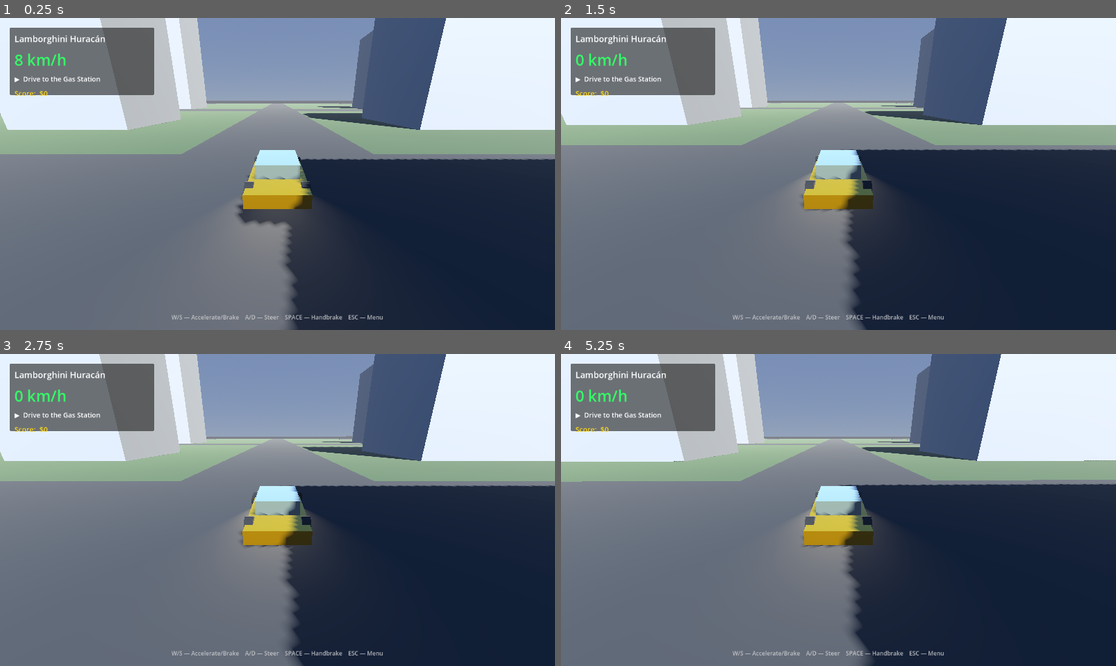
Above: before the commit, frames 1-4 (two rows, left to right).
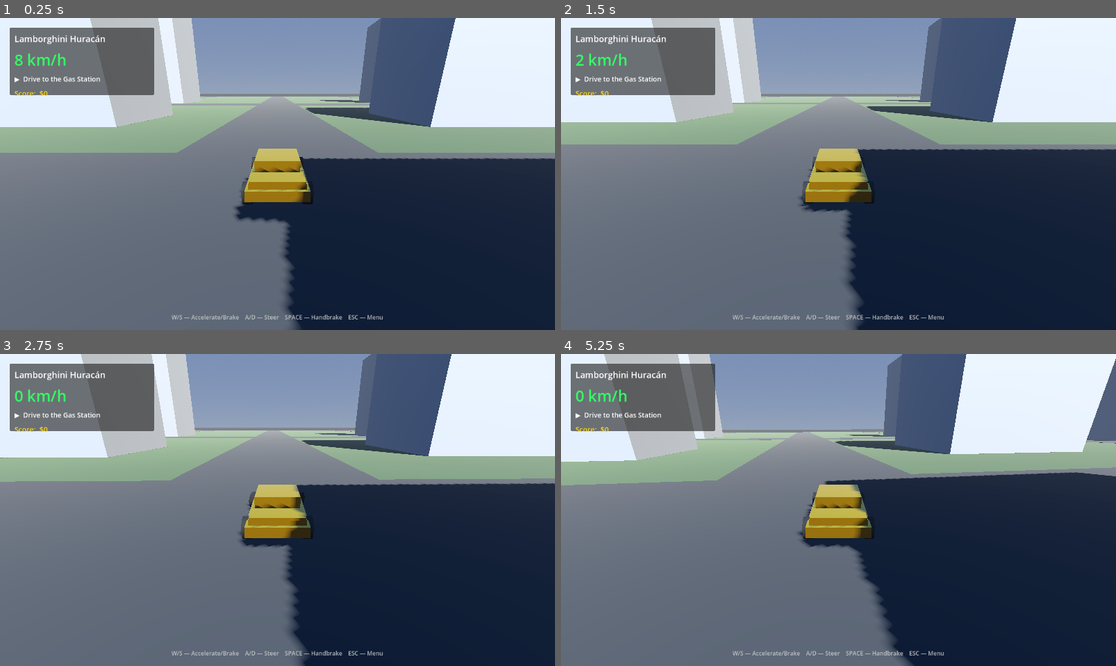
Above: after the commit, the same moments.

Repository: Raresney/games
Game: Godot game, scene res://scenes/world.tscn
Two runs of this game, one before a commit and one after it. Both use one fixed random seed, a clock stepped at 60 frames per second and the inputs below.
Inputs:
- Up to frame 1 (0.25 s): no input
- Up to frame 2 (1.5 s): tap Enter at 0.5, 0.6, 1.35 s; hold D (steer_right) 0.53-1.28 s; hold S (brake) from 1.28 s (still down)
- Up to frame 3 (2.75 s): release S (brake) at 2.03 s; hold D (steer_right) from 2.03 s (still down); tap Enter at 2.1 s
- Up to frame 4 (5.25 s): release D (steer_right) at 2.78 s; hold W (accelerate) 2.78-3.53 s; tap Enter every 0.75 s from 2.85 to 5.1 s; hold A (steer_left) 3.53-5.03 s; hold S (brake) from 5.03 s (still down)

The runs differ from the first frame. In frame 1, 10% of the frame differs, in the area x 0-100%, y 0-98%; in frame 2, 8.1%; in frame 3, 9.4%; in frame 4, 17%, in the area x 0-100%, y 0-100%.

Commit message:
Fix car physics: switch to default physics engine, fix wheel/camera orientation, improve car visuals

Diff:
--- a/project.godot
+++ b/project.godot
@@ -60,10 +60,6 @@
 ]
 }
 
-[physics]
-
-3d/physics_engine="Jolt Physics"
-
 [rendering]
 
 rendering_device/driver.windows="d3d12"
--- a/scenes/car.tscn
+++ b/scenes/car.tscn
@@ -1,133 +1,133 @@
-[gd_scene load_steps=8 format=3 uid="uid://bcar00000001"]
+[gd_scene load_steps=10 format=3 uid="uid://bcar00000001"]
 
 [ext_resource type="Script" path="res://scripts/car.gd" id="1_car"]
 
-[sub_resource type="BoxMesh" id="BoxMesh_chassis"]
-size = Vector3(2.0, 0.45, 4.5)
+[sub_resource type="BoxMesh" id="m_body"]
+size = Vector3(1.9, 0.35, 4.4)
 
-[sub_resource type="BoxMesh" id="BoxMesh_cabin"]
-size = Vector3(1.55, 0.5, 2.2)
+[sub_resource type="BoxMesh" id="m_hood"]
+size = Vector3(1.7, 0.18, 1.4)
 
-[sub_resource type="BoxShape3D" id="BoxShape3D_body"]
-size = Vector3(2.0, 0.95, 4.5)
+[sub_resource type="BoxMesh" id="m_trunk"]
+size = Vector3(1.7, 0.22, 1.0)
 
-[sub_resource type="CylinderMesh" id="CylinderMesh_wheel"]
-top_radius = 0.35
-bottom_radius = 0.35
-height = 0.28
+[sub_resource type="BoxMesh" id="m_roof"]
+size = Vector3(1.55, 0.45, 1.8)
 
-[sub_resource type="StandardMaterial3D" id="Mat_wheel"]
-albedo_color = Color(0.1, 0.1, 0.1, 1)
-roughness = 0.9
+[sub_resource type="BoxMesh" id="m_spoiler"]
+size = Vector3(1.6, 0.08, 0.4)
 
-[sub_resource type="StandardMaterial3D" id="Mat_window"]
-albedo_color = Color(0.4, 0.65, 0.9, 0.5)
-transparency = 1
-roughness = 0.05
-metallic = 0.3
+[sub_resource type="BoxShape3D" id="s_body"]
+size = Vector3(1.9, 0.85, 4.4)
+
+[sub_resource type="CylinderMesh" id="m_wheel"]
+top_radius = 0.36
+bottom_radius = 0.36
+height = 0.30
+
+[sub_resource type="StandardMaterial3D" id="mat_wheel"]
+albedo_color = Color(0.06, 0.06, 0.06, 1)
+roughness = 0.85
 
 [node name="Car" type="VehicleBody3D"]
-mass = 1300.0
+mass = 1100.0
 script = ExtResource("1_car")
 
 [node name="CarBody" type="MeshInstance3D" parent="."]
-position = Vector3(0, 0.225, 0)
-mesh = SubResource("BoxMesh_chassis")
+position = Vector3(0, 0.4, 0)
+mesh = SubResource("m_body")
+
+[node name="Hood" type="MeshInstance3D" parent="."]
+position = Vector3(0, 0.6, -1.4)
+mesh = SubResource("m_hood")
+
+[node name="Trunk" type="MeshInstance3D" parent="."]
+position = Vector3(0, 0.65, 1.6)
+mesh = SubResource("m_trunk")
 
 [node name="CarRoof" type="MeshInstance3D" parent="."]
-position = Vector3(0, 0.7, -0.15)
-mesh = SubResource("BoxMesh_cabin")
+position = Vector3(0, 0.85, -0.05)
+mesh = SubResource("m_roof")
 
-[node name="Windows" type="MeshInstance3D" parent="."]
-position = Vector3(0, 0.7, -0.15)
-mesh = SubResource("BoxMesh_cabin")
-surface_material_override/0 = SubResource("Mat_window")
+[node name="Spoiler" type="MeshInstance3D" parent="."]
+position = Vector3(0, 0.85, 2.05)
+mesh = SubResource("m_spoiler")
 
 [node name="CollisionShape3D" type="CollisionShape3D" parent="."]
-position = Vector3(0, 0.475, 0)
-shape = SubResource("BoxShape3D_body")
+position = Vector3(0, 0.5, 0)
+shape = SubResource("s_body")
 
 [node name="WheelFL" type="VehicleWheel3D" parent="."]
-position = Vector3(-0.9, 0.35, -1.5)
+position = Vector3(-0.95, 0.36, -1.4)
 use_as_traction = false
 use_as_steering = true
-wheel_radius = 0.35
-wheel_friction_slip = 10.5
-suspension_travel = 0.18
-suspension_stiffness = 55.0
-suspension_max_force = 8000.0
+wheel_radius = 0.36
+wheel_friction_slip = 12.0
+suspension_travel = 0.2
+suspension_stiffness = 60.0
+suspension_max_force = 9000.0
+damping_compression = 0.5
+damping_relaxation = 0.6
 
-[node name="MeshFL" type="MeshInstance3D" parent="WheelFL"]
-rotation_degrees = Vector3(0.0, 0.0, 90.0)
-mesh = SubResource("CylinderMesh_wheel")
-surface_material_override/0 = SubResource("Mat_wheel")
+[node name="M" type="MeshInstance3D" parent="WheelFL"]
+rotation_degrees = Vector3(0, 0, 90)
+mesh = SubResource("m_wheel")
+surface_material_override/0 = SubResource("mat_wheel")
 
 [node name="WheelFR" type="VehicleWheel3D" parent="."]
-position = Vector3(0.9, 0.35, -1.5)
+position = Vector3(0.95, 0.36, -1.4)
 use_as_traction = false
 use_as_steering = true
-wheel_radius = 0.35
-wheel_friction_slip = 10.5
-suspension_travel = 0.18
-suspension_stiffness = 55.0
-suspension_max_force = 8000.0
+wheel_radius = 0.36
+wheel_friction_slip = 12.0
+suspension_travel = 0.2
+suspension_stiffness = 60.0
+suspension_max_force = 9000.0
+damping_compression = 0.5
+damping_relaxation = 0.6
 
-[node name="MeshFR" type="MeshInstance3D" parent="WheelFR"]
-rotation_degrees = Vector3(0.0, 0.0, 90.0)
-mesh = SubResource("CylinderMesh_wheel")
-surface_material_override/0 = SubResource("Mat_wheel")
+[node name="M" type="MeshInstance3D" parent="WheelFR"]
+rotation_degrees = Vector3(0, 0, 90)
+mesh = SubResource("m_wheel")
+surface_material_override/0 = SubResource("mat_wheel")
 
 [node name="WheelRL" type="VehicleWheel3D" parent="."]
-position = Vector3(-0.9, 0.35, 1.5)
+position = Vector3(-0.95, 0.36, 1.5)
 use_as_traction = true
 use_as_steering = false
-wheel_radius = 0.35
-wheel_friction_slip = 10.5
-suspension_travel = 0.18
-suspension_stiffness = 55.0
-suspension_max_force = 8000.0
+wheel_radius = 0.36
+wheel_friction_slip = 12.0
+suspension_travel = 0.2
+suspension_stiffness = 60.0
+suspension_max_force = 9000.0
+damping_compression = 0.5
+damping_relaxation = 0.6
 
-[node name="MeshRL" type="MeshInstance3D" parent="WheelRL"]
-rotation_degrees = Vector3(0.0, 0.0, 90.0)
-mesh = SubResource("CylinderMesh_wheel")
-surface_material_override/0 = SubResource("Mat_wheel")
+[node name="M" type="MeshInstance3D" parent="WheelRL"]
+rotation_degrees = Vector3(0, 0, 90)
+mesh = SubResource("m_wheel")
+surface_material_override/0 = SubResource("mat_wheel")
 
 [node name="WheelRR" type="VehicleWheel3D" parent="."]
-position = Vector3(0.9, 0.35, 1.5)
+position = Vector3(0.95, 0.36, 1.5)
 use_as_traction = true
 use_as_steering = false
-wheel_radius = 0.35
-wheel_friction_slip = 10.5
-suspension_travel = 0.18
-suspension_stiffness = 55.0
-suspension_max_force = 8000.0
+wheel_radius = 0.36
+wheel_friction_slip = 12.0
+suspension_travel = 0.2
+suspension_stiffness = 60.0
+suspension_max_force = 9000.0
+damping_compression = 0.5
+damping_relaxation = 0.6
 
-[node name="MeshRR" type="MeshInstance3D" parent="WheelRR"]
-rotation_degrees = Vector3(0.0, 0.0, 90.0)
-mesh = SubResource("CylinderMesh_wheel")
-surface_material_override/0 = SubResource("Mat_wheel")
+[node name="M" type="MeshInstance3D" parent="WheelRR"]
+rotation_degrees = Vector3(0, 0, 90)
+mesh = SubResource("m_wheel")
+surface_material_override/0 = SubResource("mat_wheel")
 
 [node name="CameraMount" type="Node3D" parent="."]
-position = Vector3(0, 3.0, 7.5)
+position = Vector3(0, 3.2, 8.0)
 
 [node name="Camera3D" type="Camera3D" parent="CameraMount"]
 transform = Transform3D(1, 0, 0, 0, 0.94, 0.34, 0, -0.34, 0.94, 0, 0, 0)
-fov = 75.0
-
-[node name="Headlights" type="Node3D" parent="."]
-
-[node name="LightL" type="SpotLight3D" parent="Headlights"]
-position = Vector3(-0.65, 0.45, -2.3)
-rotation_degrees = Vector3(-8.0, 180.0, 0.0)
-light_color = Color(1, 0.97, 0.88, 1)
-light_energy = 4.0
-spot_range = 35.0
-spot_angle = 28.0
-
-[node name="LightR" type="SpotLight3D" parent="Headlights"]
-position = Vector3(0.65, 0.45, -2.3)
-rotation_degrees = Vector3(-8.0, 180.0, 0.0)
-light_color = Color(1, 0.97, 0.88, 1)
-light_energy = 4.0
-spot_range = 35.0
-spot_angle = 28.0
+fov = 70.0
--- a/scripts/car.gd
+++ b/scripts/car.gd
@@ -1,53 +1,40 @@
 extends VehicleBody3D
 
-var engine_force_max: float = 300.0
-var max_brake: float = 50.0
-var max_steer_angle: float = 0.45
-var top_speed: float = 65.0
+var engine_force_max: float = 800.0
+var max_brake: float = 30.0
+var max_steer_angle: float = 0.5
+var top_speed: float = 70.0
 
 var speed_kmh: float = 0.0
 
 func setup_from_data(data: Dictionary) -> void:
-	engine_force_max = data.get("engine_force", 300.0)
-	top_speed = data.get("top_speed", 65.0)
-	max_steer_angle = data.get("max_steer", 0.45)
+	engine_force_max = data.get("engine_force", 800.0) * 2.5
+	top_speed = data.get("top_speed", 70.0)
+	max_steer_angle = data.get("max_steer", 0.5)
 	var car_color: Color = data.get("color", Color.WHITE)
-
 	var mat := StandardMaterial3D.new()
 	mat.albedo_color = car_color
-	mat.metallic = 0.85
-	mat.roughness = 0.15
-	mat.metallic_specular = 1.0
-
-	if has_node("CarBody"):
-		$CarBody.set_surface_override_material(0, mat)
-	if has_node("CarRoof"):
-		$CarRoof.set_surface_override_material(0, mat)
+	mat.metallic = 0.9
+	mat.roughness = 0.1
+	for n in ["CarBody", "CarRoof", "Hood", "Trunk", "Spoiler"]:
+		if has_node(n):
+			get_node(n).set_surface_override_material(0, mat)
 
 func _physics_process(delta: float) -> void:
 	speed_kmh = linear_velocity.length() * 3.6
-
 	var throttle: float = Input.get_axis("brake", "accelerate")
 	var speed: float = linear_velocity.length()
-
 	if throttle > 0.0:
-		var force_factor: float = clamp(1.0 - speed / top_speed, 0.01, 1.0)
-		engine_force = throttle * engine_force_max * force_factor
+		engine_force = throttle * engine_force_max
 		brake = 0.0
 	elif throttle < 0.0:
-		engine_force = throttle * engine_force_max * 0.3
+		engine_force = throttle * engine_force_max * 0.4
 		brake = 0.0
 	else:
 		engine_force = 0.0
-		brake = 3.0
-
+		brake = 2.0
 	if Input.is_action_pressed("handbrake"):
 		brake = max_brake
 		engine_force = 0.0
-
 	var steer_input: float = Input.get_axis("steer_right", "steer_left")
-	var speed_factor: float = clamp(1.0 - speed / top_speed * 0.55, 0.3, 1.0)
-	steering = move_toward(steering, steer_input * max_steer_angle * speed_factor, delta * 5.0)
-
-	var down_force: float = speed * 0.5
-	apply_central_force(Vector3.DOWN * down_force)
+	steering = move_toward(steering, steer_input * max_steer_angle, delta * 4.0)
